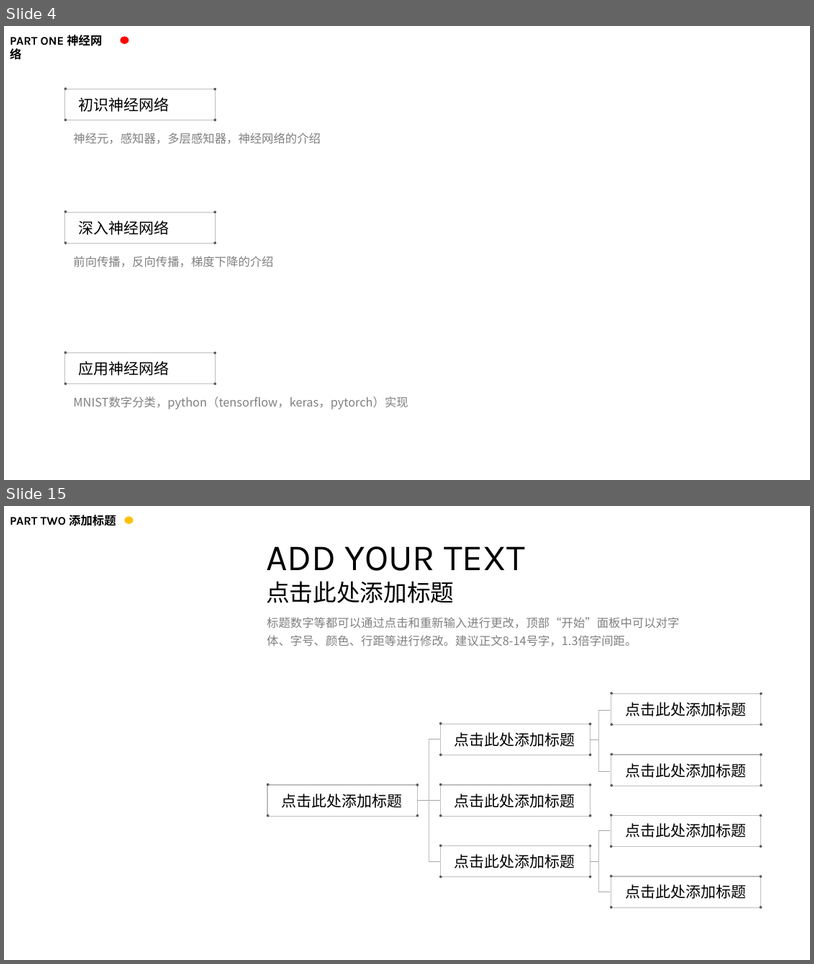
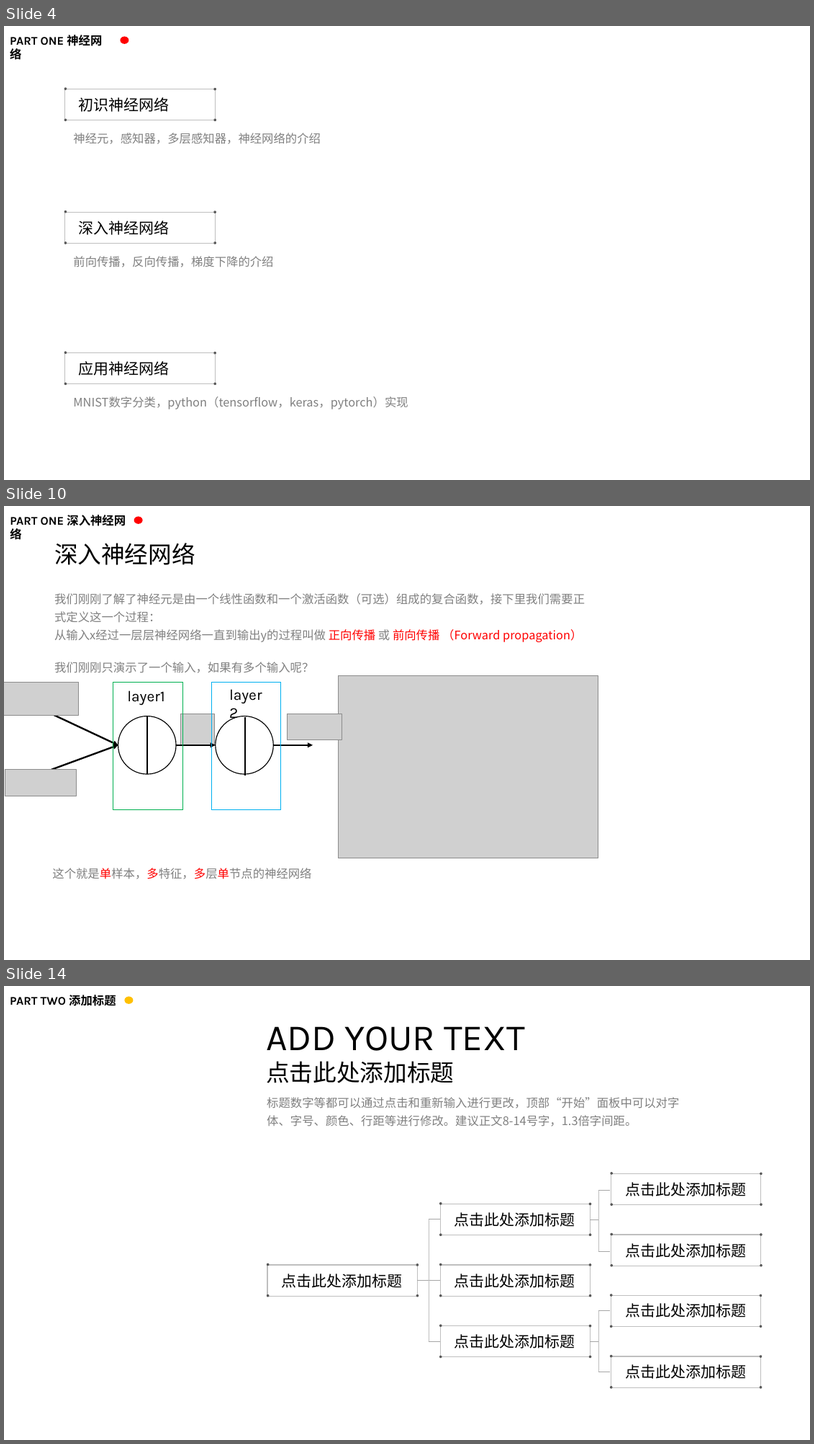
Before and after one commit to kaixinbaba/rlshare, a slide deck: 机器学习分享-神经网络.pptx. Shown one above the other, each under a label of ours: slides 4 and 15 before the commit, slides 4, 10 and 14 after it; the slides between them are not shown. The pictures are 814x964 and 814x1444 pixels, drawn with LibreOffice and Linux fonts; fonts in the diff are those of the drawing; grey boxes stand for pictures; background and template pictures are left out. Boxes give left, top, right and bottom in pixels: in the first picture for what was removed or moved away, otherwise in the second. Text is boxed around its words. In the diff, an @@ line names an element or a change of style, - is before the commit and + after.

```diff
--- a/机器学习分享-神经网络.pptx
+++ b/机器学习分享-神经网络.pptx
@@ slide 10 added at [4, 506, 810, 960], background #FFFFFF @@
@@ text added at [10, 515, 126, 543], 14 pt, text #000000, bold @@
+PART ONE 深入神经网络
@@ ellipse added at [134, 516, 142, 523], fill #FF0000 @@
@@ text added at [54, 543, 196, 565], 28 pt, text #000000 @@
+深入神经网络
@@ text added at [54, 593, 585, 642], 14 pt, text #808080 @@
+我们刚刚了解了神经元是由一个线性函数和一个激活函数（可选）组成的复合函数，接下里我们需要正式定义这一个过程：
+从输入x经过一层层神经网络一直到输出y的过程叫做 正向传播 或 前向传播 （Forward propagation）
@@ text added at [54, 662, 314, 673], 14 pt, text #808080 @@
+我们刚刚只演示了一个输入，如果有多个输入呢？
@@ picture added at [339, 675, 599, 857] @@
@@ picture added at [4, 682, 79, 716] @@
@@ rectangle added at [113, 682, 183, 810], outline #00B050 1 pt @@
@@ text added at [127, 690, 165, 705], 18 pt, text #000000 @@
+layer1
@@ rectangle added at [211, 682, 281, 810], outline #00B0F0 1 pt @@
@@ text added at [224, 682, 274, 706], 18 pt, text #000000 @@
+layer2
@@ arrow added from (52, 713) to (118, 745), #000000 2 pt @@
@@ ellipse added at [118, 716, 176, 774], outline #000000 1 pt @@
@@ line added from (147, 716) to (147, 774), #000000 1.75 pt @@
@@ picture added at [180, 714, 214, 745] @@
@@ ellipse added at [216, 716, 274, 774], outline #000000 1 pt @@
@@ line added from (245, 717) to (245, 775), #000000 1.75 pt @@
@@ picture added at [288, 714, 342, 740] @@
@@ arrow added from (52, 769) to (118, 745), #000000 2 pt @@
@@ arrow added from (176, 745) to (216, 745), #000000 2 pt @@
@@ arrow added from (274, 745) to (313, 745), #000000 2 pt @@
@@ picture added at [5, 769, 76, 795] @@
@@ text added at [52, 867, 311, 879], 14 pt, text #808080 @@
+这个就是单样本，多特征，多层单节点的神经网络
@@ what was slide 15 is now slide 14 @@
```
Also in this commit, not shown: 8 slides changed, 1 other slide added, 3 slides removed.
